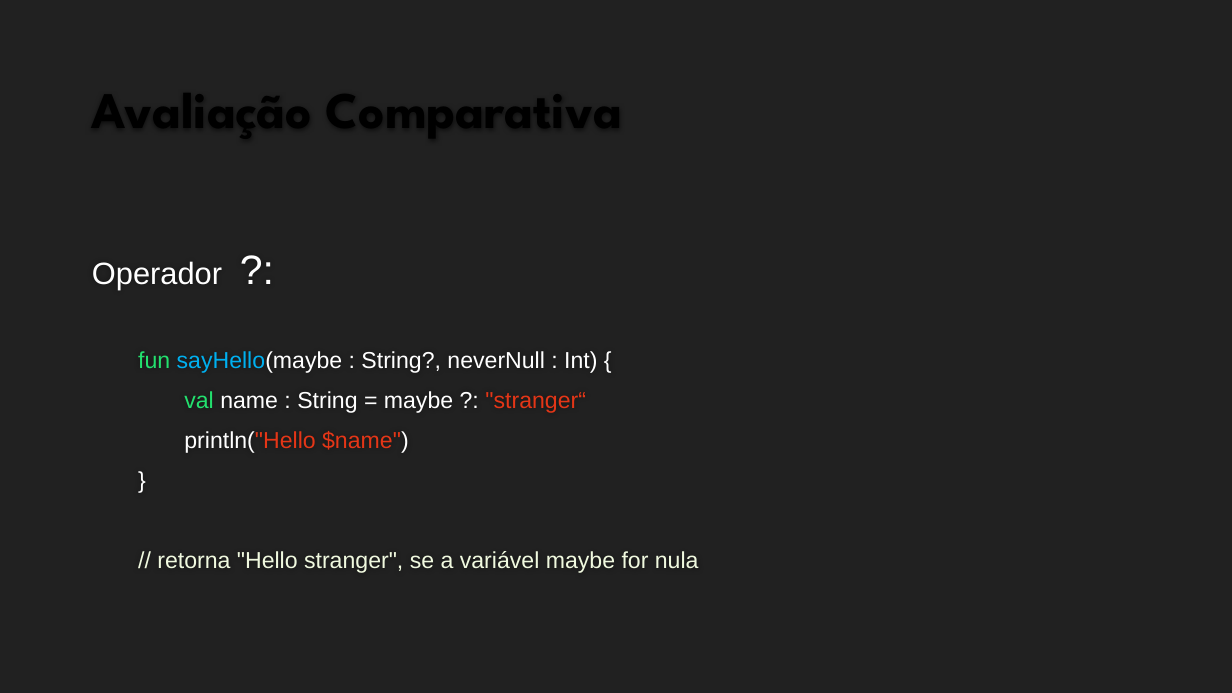
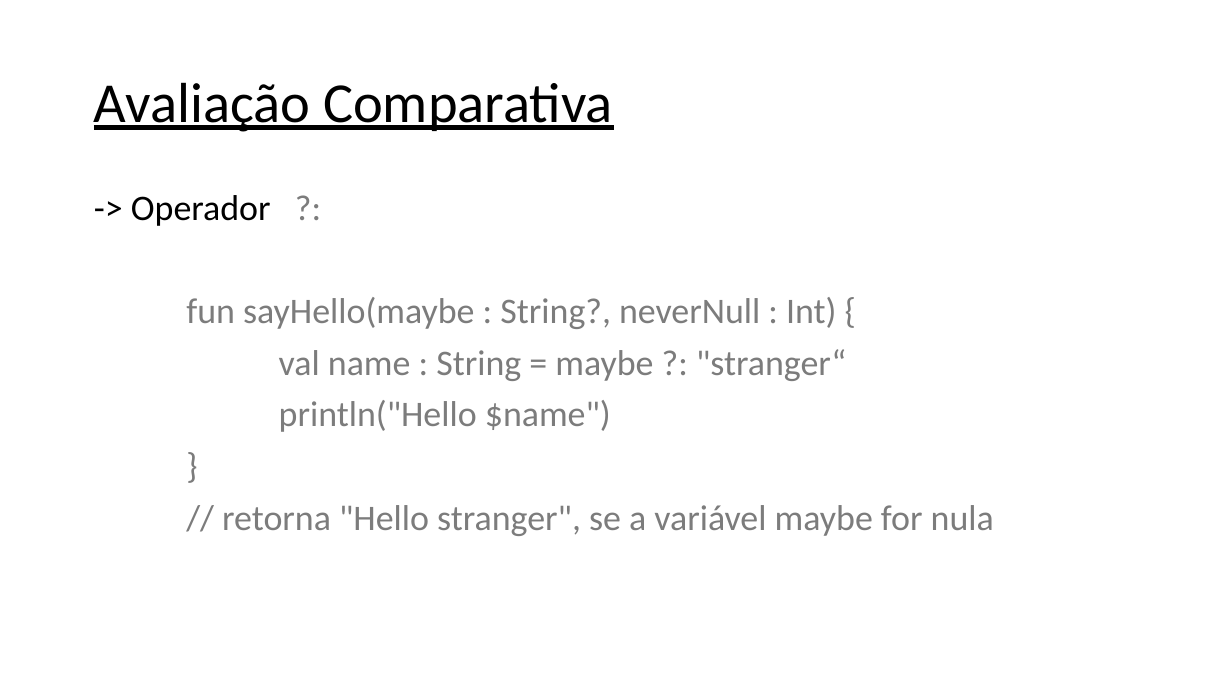
Before and after one commit to lucascomp/EDL, a slide deck: slide 7 of trabalhos/trabalho-01/SLIDES.pptx (slide 10 before the commit). Drawn at 1232x693 pixels with LibreOffice and Linux fonts; fonts in the diff are those of the drawing; background and template pictures are left out. Boxes give left, top, right and bottom in pixels: in the first picture for what was removed or moved away, otherwise in the second. Text is boxed around its words. In the diff, an @@ line names an element or a change of style, - is before the commit and + after.

```diff
--- a/trabalhos/trabalho-01/SLIDES.pptx
+++ b/trabalhos/trabalho-01/SLIDES.pptx
@@ background #212121 to #FFFFFF @@
@@ title "Avaliação Comparativa": place and size @@
-title "Avaliação Comparativa" at bbox=[82, 45, 1151, 143]
+title "Avaliação Comparativa" at bbox=[94, 82, 613, 132]
@@ title "Avaliação Comparativa" at bbox=[94, 82, 613, 132]: size 40 to 44 pt, font League Spartan to Calibri, bold off, underline on; line spacing 1 to 0.9; vertical alignment bottom to middle @@
@@ text "-> Operador ?:": place and size @@
-text "-> Operador ?:" at bbox=[92, 261, 699, 573]
+text "-> Operador ?:" at bbox=[131, 195, 994, 536]
@@ text "-> Operador ?:" at bbox=[131, 195, 994, 536]: vertical alignment middle to top @@
@@ text at bbox=[131, 195, 271, 226]: text changed; size 24 to 28 pt; font Arial to Calibri; text colour #FFFFFF to #000000 @@
-Operador ?:
+-> Operador ?:
@@ text at bbox=[186, 297, 994, 536]: size 18 to 28 pt, font Arial to Calibri; text colour #23E06E to #7C7C7C in "fun", "val"; text colour #00B0F0 to #7C7C7C in "sayHello(maybe"; text colour #FFFFFF to #7C7C7C in "sayHello(maybe : String?, neverNull : Int) {", "name : String = maybe ?:", "println("Hello $name")", "}"; text colour #E43617 to #7C7C7C in ""stranger“", "println("Hello $name")"; text colour #F0F9DF to #7C7C7C in "// retorna "Hello stranger", se a variável ..."; line spacing 1 to 0.9 @@
```
Also in this commit, not shown: 6 other slides changed, 1 slide added, 5 slides removed.
